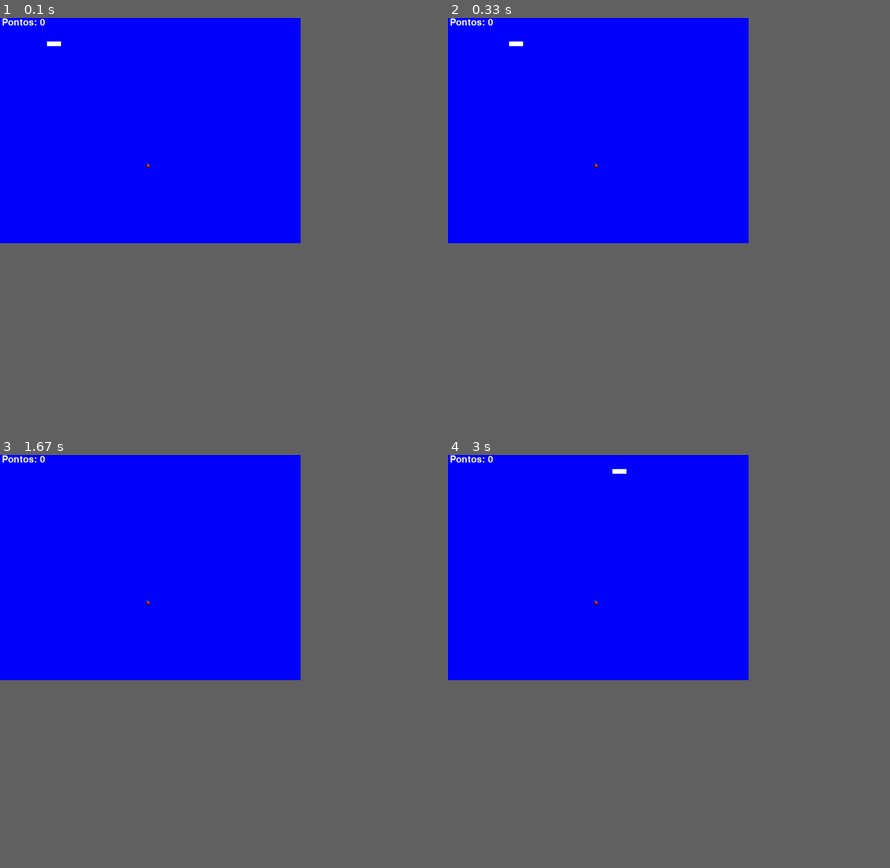
Above: before the commit, frames 1-4 (two rows, left to right).
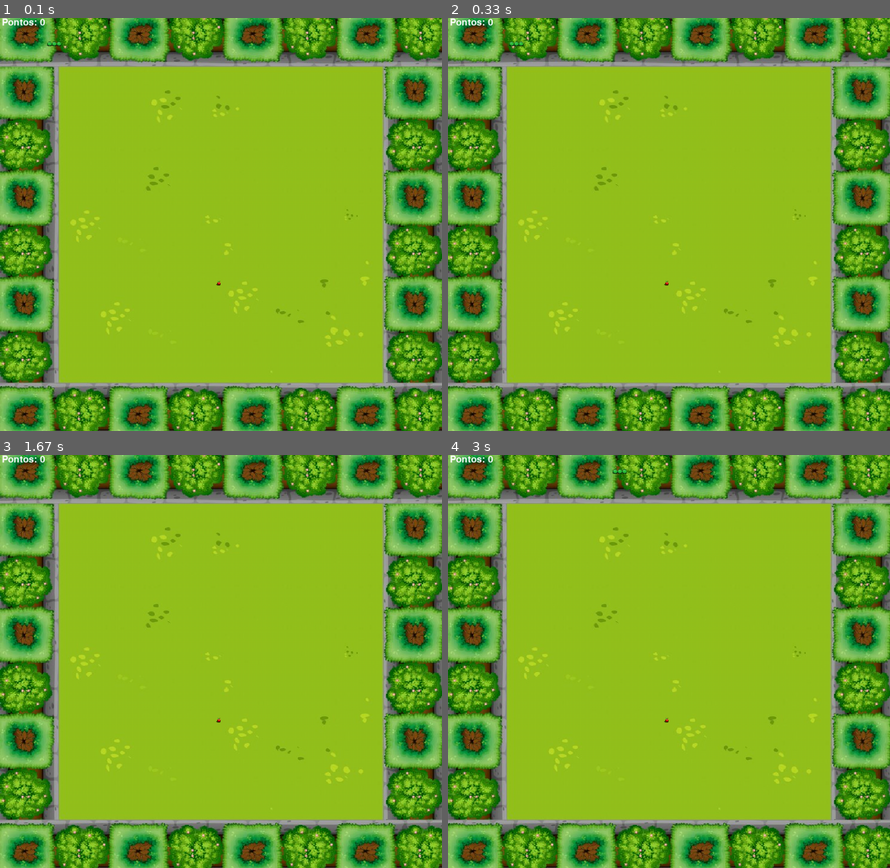
Above: after the commit, the same moments.

Repository: Lucaasshq/Snake-pygame
Game: pygame game, started from snake-jogo/snake/versao2-.py
Same seed, same stepped clock (60 frames per second), same inputs: the game is played once before the commit and once after it.
Inputs:
- Up to frame 1 (0.1 s): no input
- Up to frame 2 (0.33 s): no input
- Up to frame 3 (1.67 s): hold Right 0.33-0.8 s; hold Up 0.83-1.3 s; hold Right from 1.33 s (still down)
- Up to frame 4 (3 s): release Right at 1.8 s; hold Down 2.4-2.7 s; hold Left from 2.73 s (still down)
In our replay, the window is 612x459 before the commit and 900x842 after it. These sizes can differ from the game's own. Grey fills any space a smaller window leaves; there, only what the larger window draws over its background counts as a difference.

The runs differ from the first frame. In frame 1, 67% of the frame differs, in the area x 0-100%, y 0-100%; in frame 2, 67%; in frame 3, 67%; in frame 4, 67%.

Commit message:
add imagens da cobrinhm, fundo de jogo

Diff:
--- a/snake-jogo/snake/versao2-.py
+++ b/snake-jogo/snake/versao2-.py
@@ -6,7 +6,7 @@
 pygame.init()
 
 
-largura, altura = 640, 480
+largura, altura = 940, 880
 tamanho = largura, altura
 # Cria a tela do jogo com as dimensões especificadas
 tela = pygame.display.set_mode((tamanho))
@@ -38,7 +38,24 @@
     imagem_fruta = pygame.transform.scale(imagem_fruta, (10, 10))
     return imagem_fruta
 
+def carregar_imagem_corpo():
+    imagem_corpo = pygame.image.load("snake-jogo/snake/2.png")
+    imagem_corpo = pygame.transform.scale(imagem_corpo, (10,10))
+
+    return imagem_corpo
+
+def carregar_imagem_de_fundo():
+    imagem_fundo = pygame.image.load("snake-jogo/snake/fundo.jpg")
+    imagem_fundo = pygame.transform.scale(imagem_fundo, (largura,altura))
+    return imagem_fundo
+
+
+
+
 imagem_fruta = carregar_imagem_fruta()
+imagem_corpo = carregar_imagem_corpo()
+imagem_fundo = carregar_imagem_de_fundo()
+
 
 
 direcao = "DIREITA"
@@ -103,16 +120,17 @@
     fruta_spawn = True
 
     # Preenche a tela com a cor de fundo
-    tela.fill(cor_fundo)
+    tela.blit(imagem_fundo, (0,0))
     text_surface, text_position = exibir_texto_pontos(pontos)
     tela.blit(text_surface, text_position)
 
+    tela.blit(imagem_fruta, (fruta_pos[0], fruta_pos[1]))
 
     for corpo in cobra_corpo:
-        pygame.draw.rect(tela, pygame.Color('white'), pygame.Rect(corpo[0], corpo[1], 10, 10))
+        tela.blit(imagem_corpo, (corpo[0], corpo[1]))
 
 
-    tela.blit(imagem_fruta, (fruta_pos[0], fruta_pos[1]))
+
 
 
     pygame.display.update()
Renamed: snake-jogo/snake/assets/Cabeça/2.png -> snake-jogo/snake/2.png
Binary file removed: snake-jogo/snake/Fundo.png
Binary file added: snake-jogo/snake/fundo.jpg
